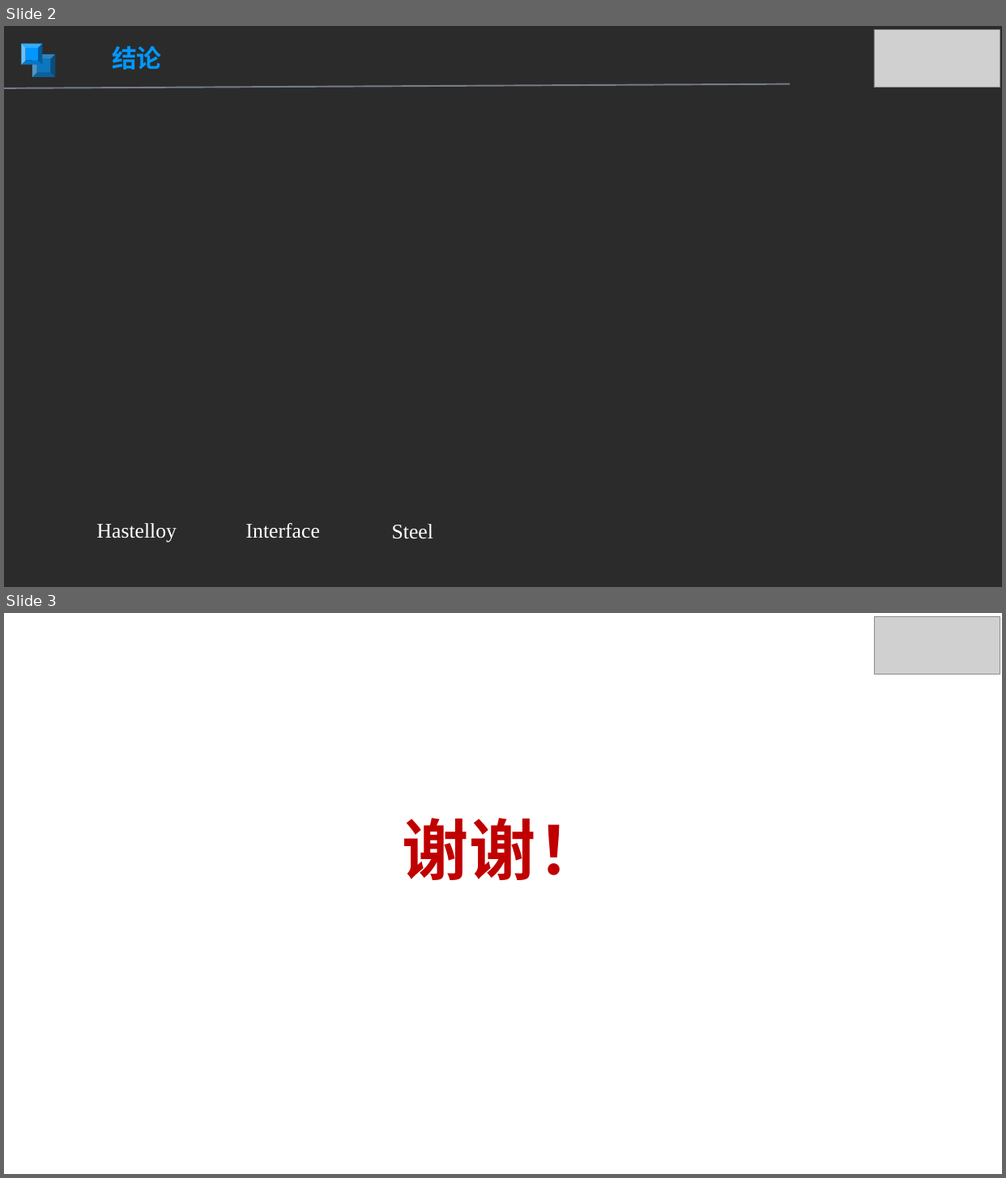
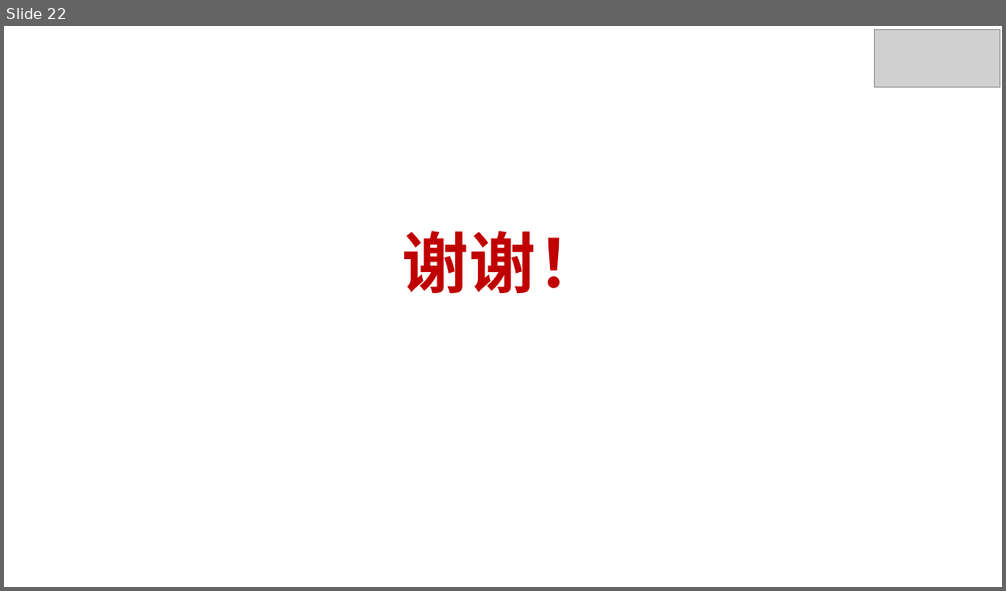
Before and after one commit to Hobr/monte-carlo-integration, a slide deck: ref/PPT.pptx. Shown one above the other, each under a label of ours: slides 2 and 3 before the commit, slide 22 after it. The pictures are 1006x1178 and 1006x591 pixels, drawn with LibreOffice and Linux fonts; fonts in the diff are those of the drawing; grey boxes stand for pictures; background and template pictures are left out; a plain dark background stands for a picture behind light text. Boxes give left, top, right and bottom in pixels: in the first picture for what was removed or moved away, otherwise in the second. Text is boxed around its words. In the diff, an @@ line names an element or a change of style, - is before the commit and + after.

```diff
--- a/ref/PPT.pptx
+++ b/ref/PPT.pptx
@@ slide 2 removed at box(4, 26, 1002, 587), background picture (left out) @@
@@ bevel removed at box(21, 43, 42, 64) @@
@@ text removed at box(112, 46, 162, 70) @@
-结论
@@ picture removed at box(874, 29, 999, 88) @@
@@ bevel removed at box(32, 54, 56, 78) @@
@@ line removed from (4, 88) to (790, 84) @@
@@ text removed at box(97, 523, 177, 543) @@
-Hastelloy
@@ text removed at box(246, 523, 320, 539) @@
-Interface
@@ text removed at box(392, 524, 433, 540) @@
-Steel
@@ what was slide 3 is now slide 22 @@
```
Also in this commit, not shown: 1 slide changed, 20 slides added.
